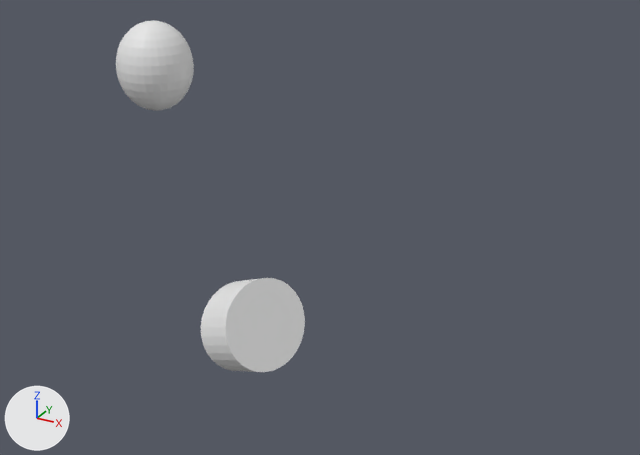
Two versions of the OBJ model Sandbox/models/box2.obj, one commit apart.
Both versions are drawn from a 50 mm lens placed at (7.25, -10.82, 7.71), pointed at (1.02, 0.5, 2.05). The lights are fixed; the arrows at lower left show +X, +Y and +Z. Where no turn or scale is listed for an object, it has been applied to the vertices.
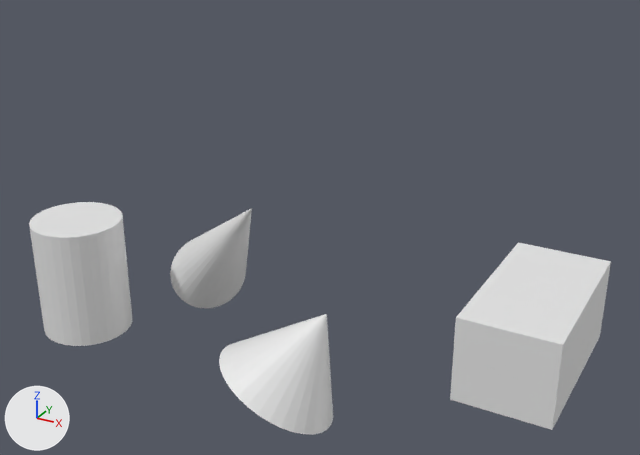
Changed parts and their boxes [x1, y1, x2, y2] in the pictures (640 x 455 px):
```json
{"object": "Cube", "change": "added", "after": [450, 242, 611, 430]}
{"object": "Cylinder", "change": "reshaped", "before": [201, 278, 305, 372], "after": [29, 202, 132, 346], "on screen": "53% taller"}
{"object": "Cone.001", "change": "added", "after": [219, 314, 333, 435]}
{"object": "Sphere", "change": "deleted", "before": [116, 20, 194, 111]}
{"object": "Cone", "change": "added", "after": [170, 208, 252, 308]}
```

The change, as JSON lines over the scene's bpy script:
```json
{"block": "me_cylinder", "where": "me_cylinder.from_pydata(...)  # 64 vertices, 124 faces; spans x -0.81..0.69, y -0.77..1.01, z -0.69..1.03"}
{"block": "me_cylinder", "where": "# used by ob_cylinder; location = (0.0, 0.0, 0.0)"}
{"block": "me_cylinder", "change": "me_cylinder part 1: the whole mesh is multiplied about its middle by the matrix ((0.135, 0.835, 0.378), (0.51, 0.283, -0.807), (-2.007, 0.776, -0.996)), then moved by (-2.69, -1.09, 0.82)"}
{"op": "add", "block": "me_cube", "code": ["me_cube = bpy.data.meshes.new('Cube')", "me_cube.from_pydata(...)  # a box spanning x 3.57..5.12, y -0.09..2.87, z 0.0..1.4"]}
{"op": "add", "block": "me_cone_001", "code": ["me_cone_001 = bpy.data.meshes.new('Cone.001')", "me_cone_001.from_pydata(...)  # 33 vertices, 62 faces; spans x 0.21..2.02, y -2.01..-0.06, z -0.53..1.25"]}
{"op": "add", "block": "me_cone", "code": ["me_cone = bpy.data.meshes.new('Cone')", "me_cone.from_pydata(...)  # 33 vertices, 62 faces; spans x -1.95..0.55, y -0.73..1.43, z 0.06..2.74"]}
{"op": "remove", "block": "ob_sphere", "code": ["ob_sphere = bpy.data.objects.new('Sphere', me_sphere)", "ob_sphere.location = (0.0, 0.0, 0.0)"]}
{"op": "add", "block": "ob_cube", "code": ["ob_cube = bpy.data.objects.new('Cube', me_cube)", "ob_cube.location = (0.0, 0.0, 0.0)"]}
{"op": "add", "block": "ob_cone_001", "code": ["ob_cone_001 = bpy.data.objects.new('Cone.001', me_cone_001)", "ob_cone_001.location = (0.0, 0.0, 0.0)"]}
{"op": "add", "block": "ob_cone", "code": ["ob_cone = bpy.data.objects.new('Cone', me_cone)", "ob_cone.location = (0.0, 0.0, 0.0)"]}
```
